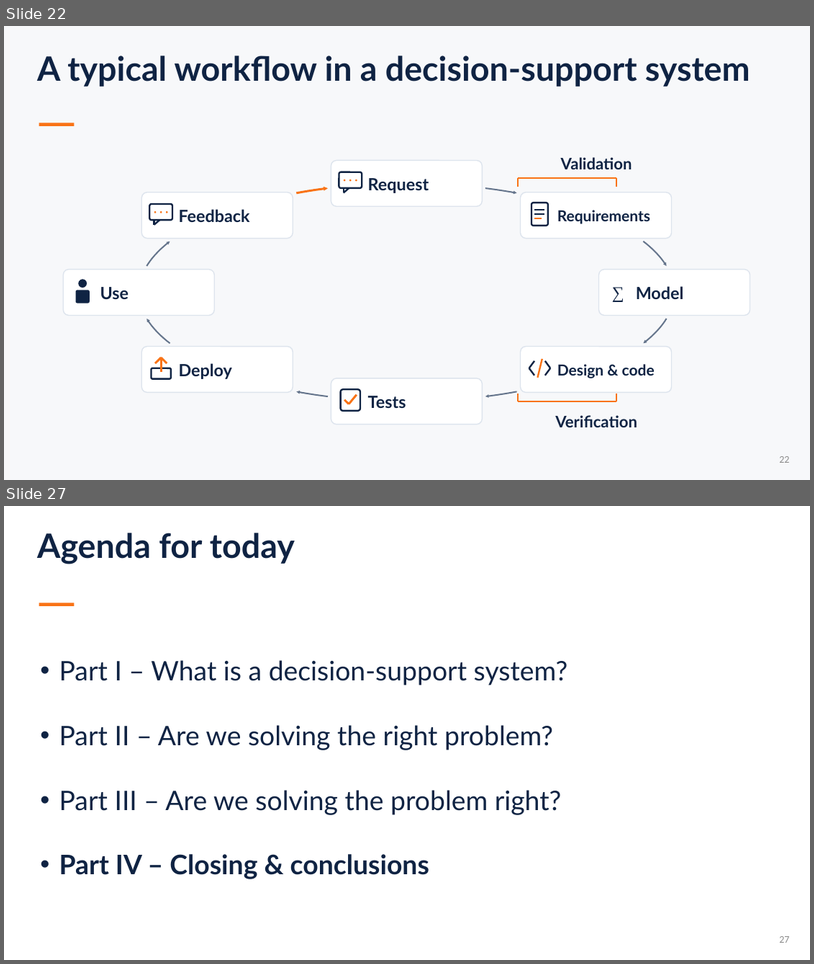
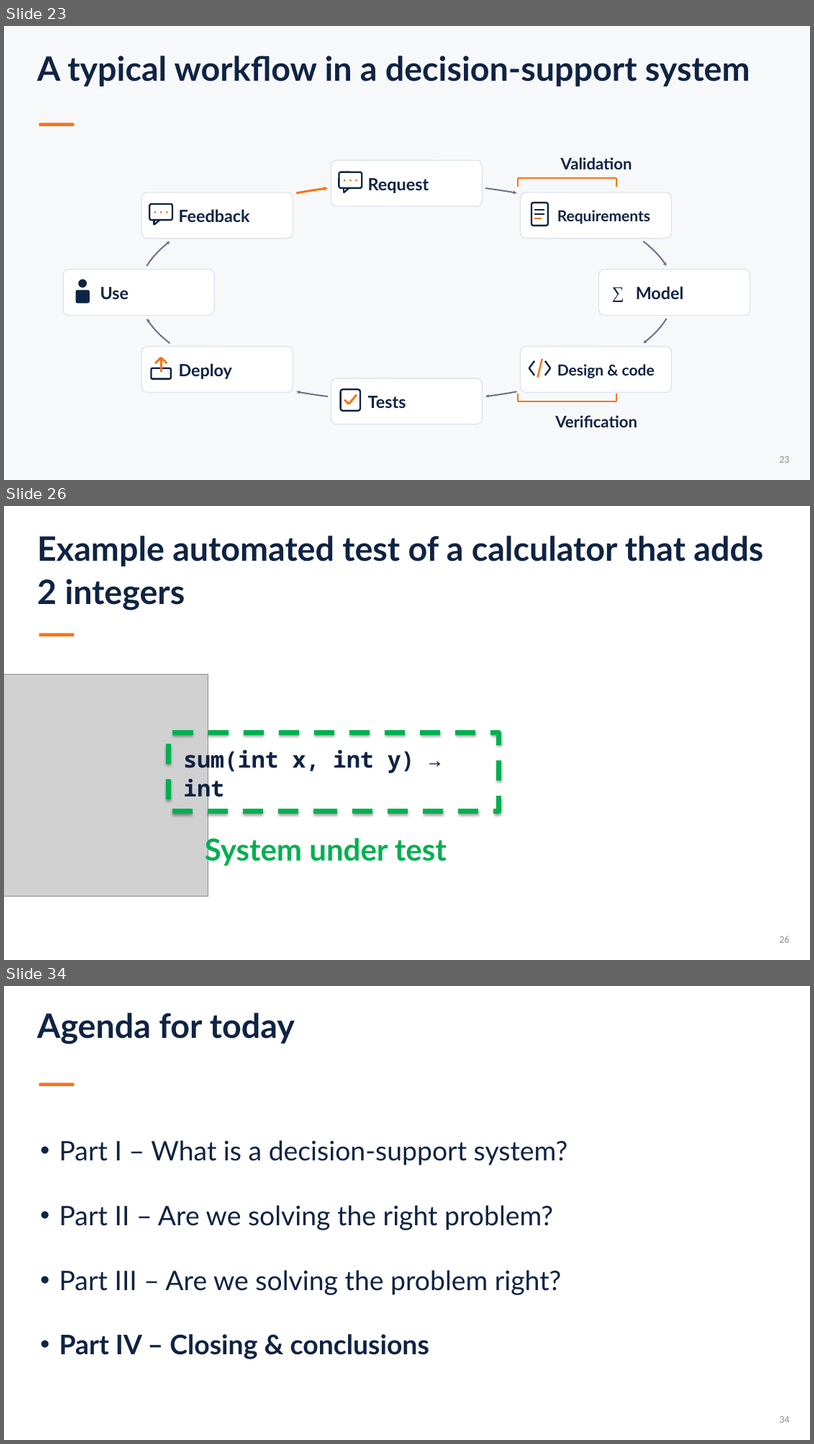
Before and after one commit to sefop/sefop-training-hub, a slide deck: workshops/2026-11-06-cal_poly/sefop-cal-poly.pptx. Shown one above the other, each under a label of ours: slides 22 and 27 before the commit, slides 23, 26 and 34 after it; the slides between them are not shown. The pictures are 814x964 and 814x1444 pixels, drawn with LibreOffice and Linux fonts; fonts in the diff are those of the drawing; grey boxes stand for pictures. Boxes give left, top, right and bottom in pixels: in the first picture for what was removed or moved away, otherwise in the second. Text is boxed around its words. In the diff, an @@ line names an element or a change of style, - is before the commit and + after.

```diff
--- a/workshops/2026-11-06-cal_poly/sefop-cal-poly.pptx
+++ b/workshops/2026-11-06-cal_poly/sefop-cal-poly.pptx
@@ slide 26 added at [4,506,810,960], background #FFFFFF @@
@@ text added at [37,536,764,610], 40 pt, text #0F2343, bold @@
+Example automated test of a calculator that adds 2 integers
@@ rectangle added at [39,633,74,636], fill #F97316 @@
@@ picture added at [4,674,208,896] @@
@@ rectangle added at [169,733,499,811], outline #00B050 6 pt dashed @@
@@ text added at [183,746,415,803], 27 pt, text #0F2343, bold @@
+sum(int x, int y) → int
@@ text added at [205,834,447,866], 36 pt, text #00B050, bold @@
+System under test
@@ page number added at [779,936,790,942], 12 pt, text #8C8C8C @@
+26
@@ what was slide 22 is now slide 23 @@
@@ what was slide 27 is now slide 34 @@
@@ page number at [779,1416,790,1422]: text changed @@
-27
+34
```
Also in this commit, not shown: 16 slides changed, 7 other slides added, 1 slide removed, 2 other files.
